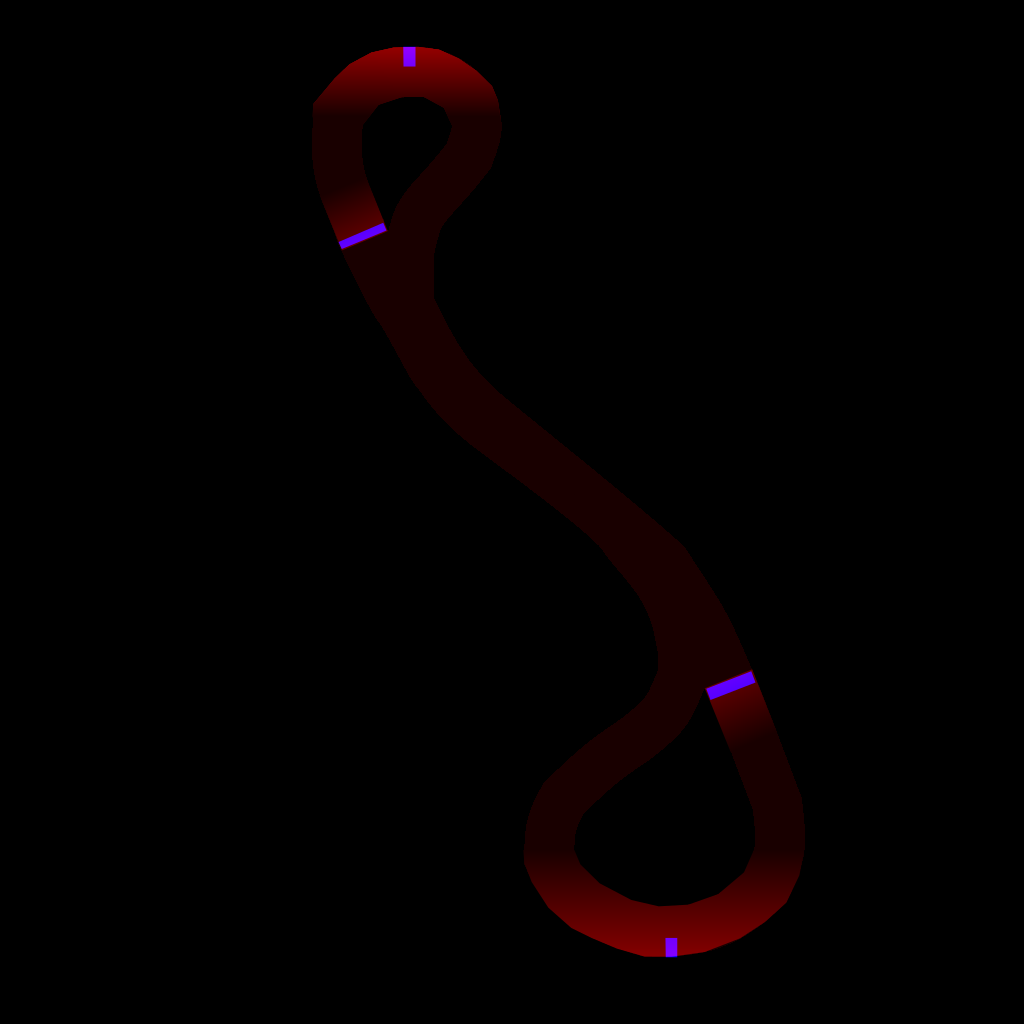
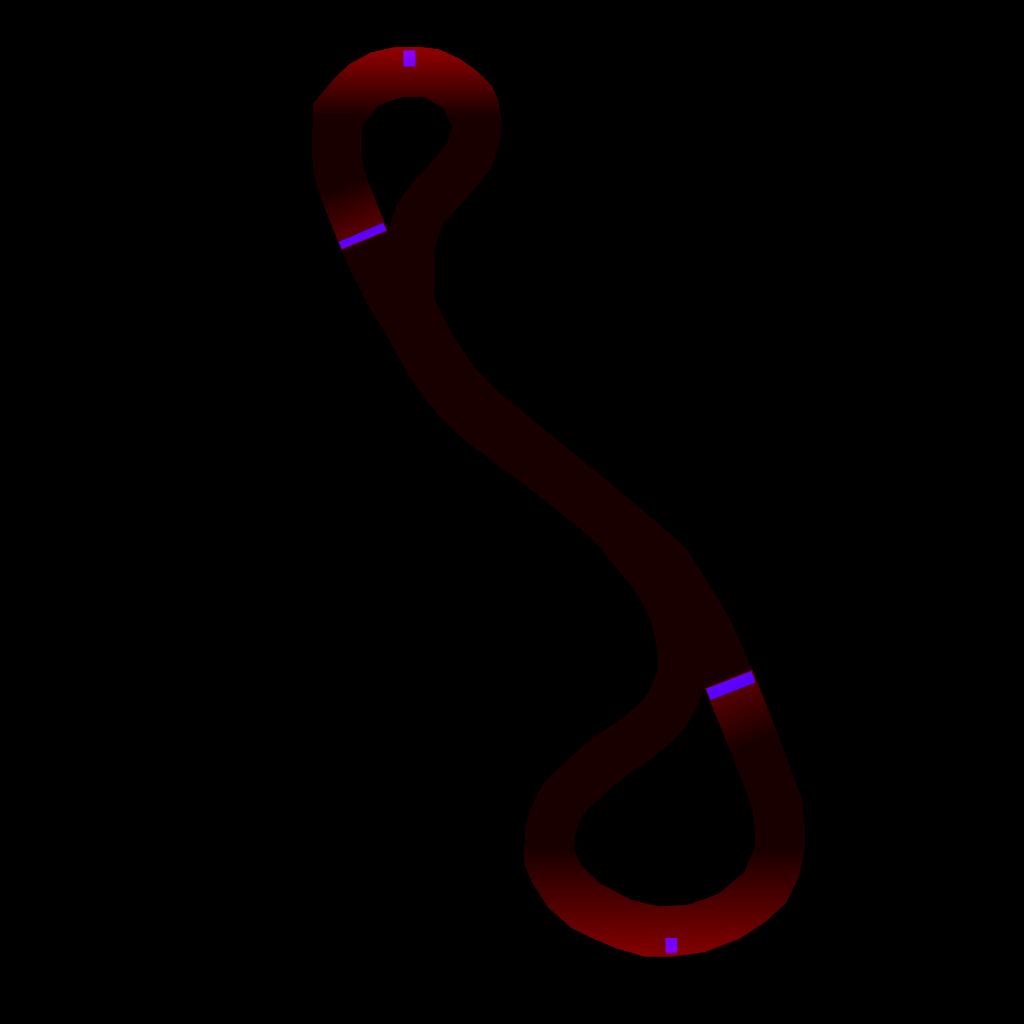
Layered file, before and after one edit (w=1024, h=1024). Changes by layer:
painted on "Speed Boosts" over 338, 46, 678, 958
